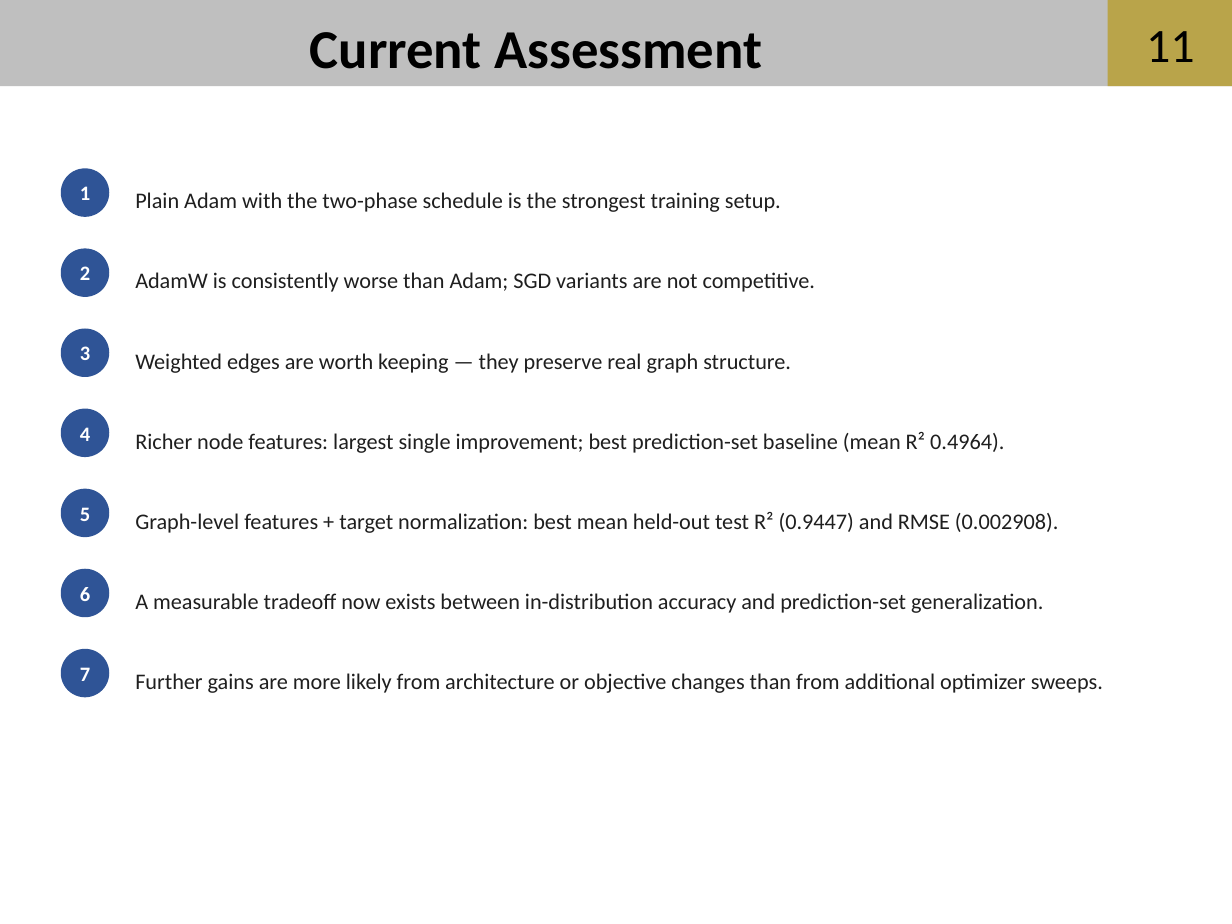
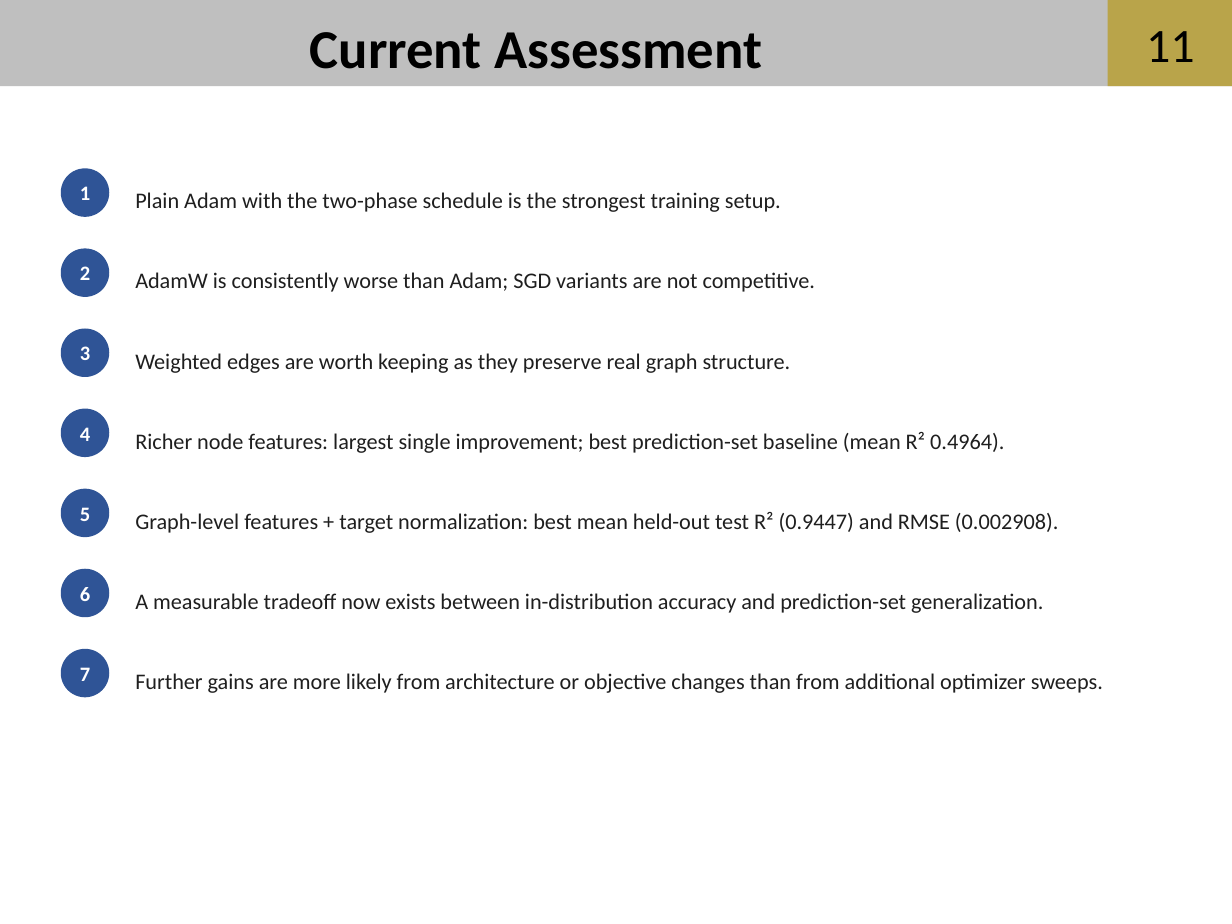
Before and after one commit to aadams2006/NSF-REU-Summer-26, a slide deck: slide 11 of docs/reference_materials/powerpoints/6-30 REU.pptx. Drawn at 1232x924 pixels with LibreOffice and Linux fonts; fonts in the diff are those of the drawing; background and template pictures are left out. Boxes give left, top, right and bottom in pixels: in the first picture for what was removed or moved away, otherwise in the second. Text is boxed around its words. In the diff, an @@ line names an element or a change of style, - is before the commit and + after.

```diff
--- a/docs/reference_materials/powerpoints/6-30 REU.pptx
+++ b/docs/reference_materials/powerpoints/6-30 REU.pptx
@@ text at (135, 353, 791, 373): text changed @@
-Weighted edges are worth keeping — they preserve real graph structure.
+Weighted edges are worth keeping as they preserve real graph structure.
```
Also in this commit, not shown: 7 other slides changed, 1 other file.
